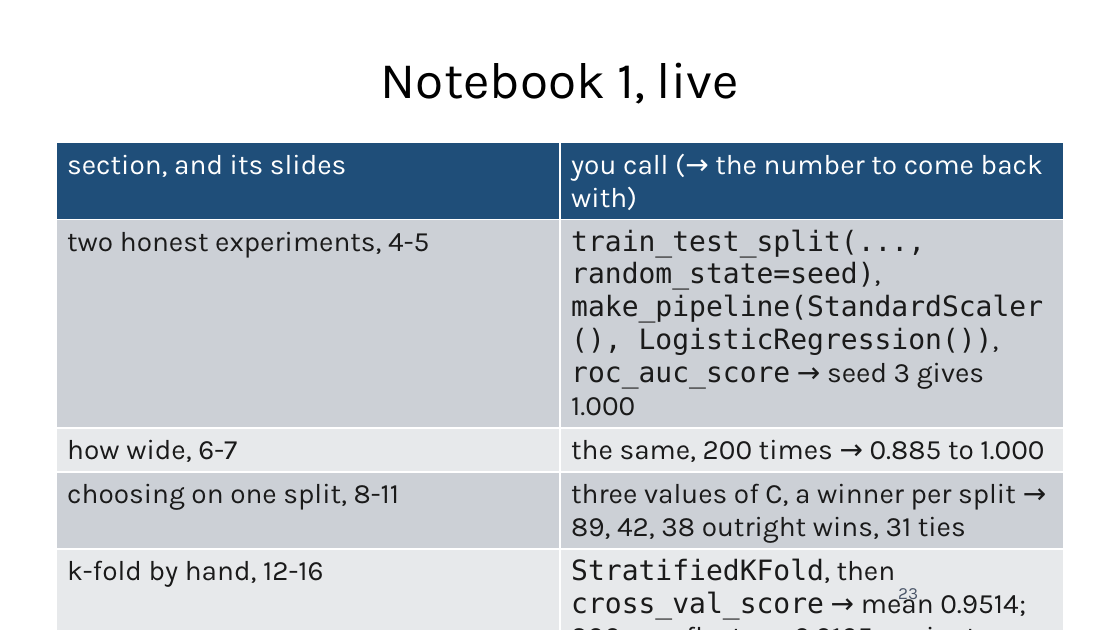
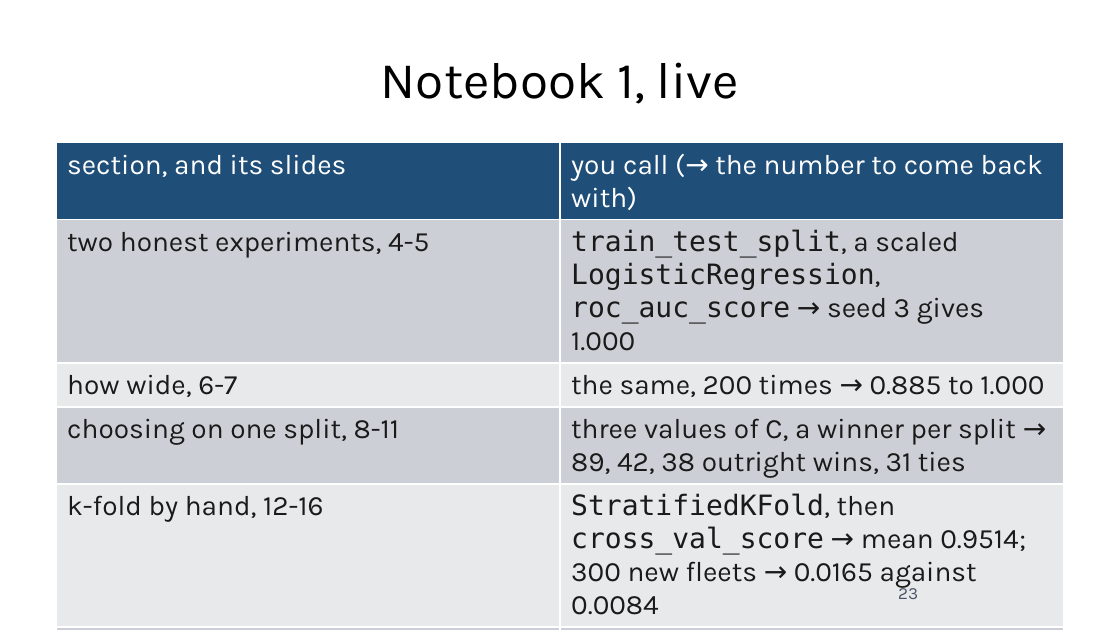
Before and after one commit to fabioantonini/technologies-for-artificial-intelligence, a slide deck: slide 23 of Lessons/05_experimental_methodology/Slides/experimental_methodology_slides.pptx. Drawn at 1120x630 pixels with LibreOffice and Linux fonts; fonts in the diff are those of the drawing; background and template pictures are left out. Boxes give left, top, right and bottom in pixels: in the first picture for what was removed or moved away, otherwise in the second. Text is boxed around its words. In the diff, an @@ line names an element or a change of style, - is before the commit and + after.

```diff
--- a/Lessons/05_experimental_methodology/Slides/experimental_methodology_slides.pptx
+++ b/Lessons/05_experimental_methodology/Slides/experimental_methodology_slides.pptx
@@ table at <box>56,143,1064,619</box> @@
-row 2, column 2: train_test_split(..., random_state=seed), make_pipeline(StandardScaler(), LogisticRegression()), roc_auc_score → seed 3 gives 1.000
+row 2, column 2: train_test_split, a scaled LogisticRegression, roc_auc_score → seed 3 gives 1.000
+row 7: in class: atoms 2-3 | Consolidation/05_lesson_5_atoms.ipynb
```
Also in this commit, not shown: 1 other slide changed, 2 other files.
